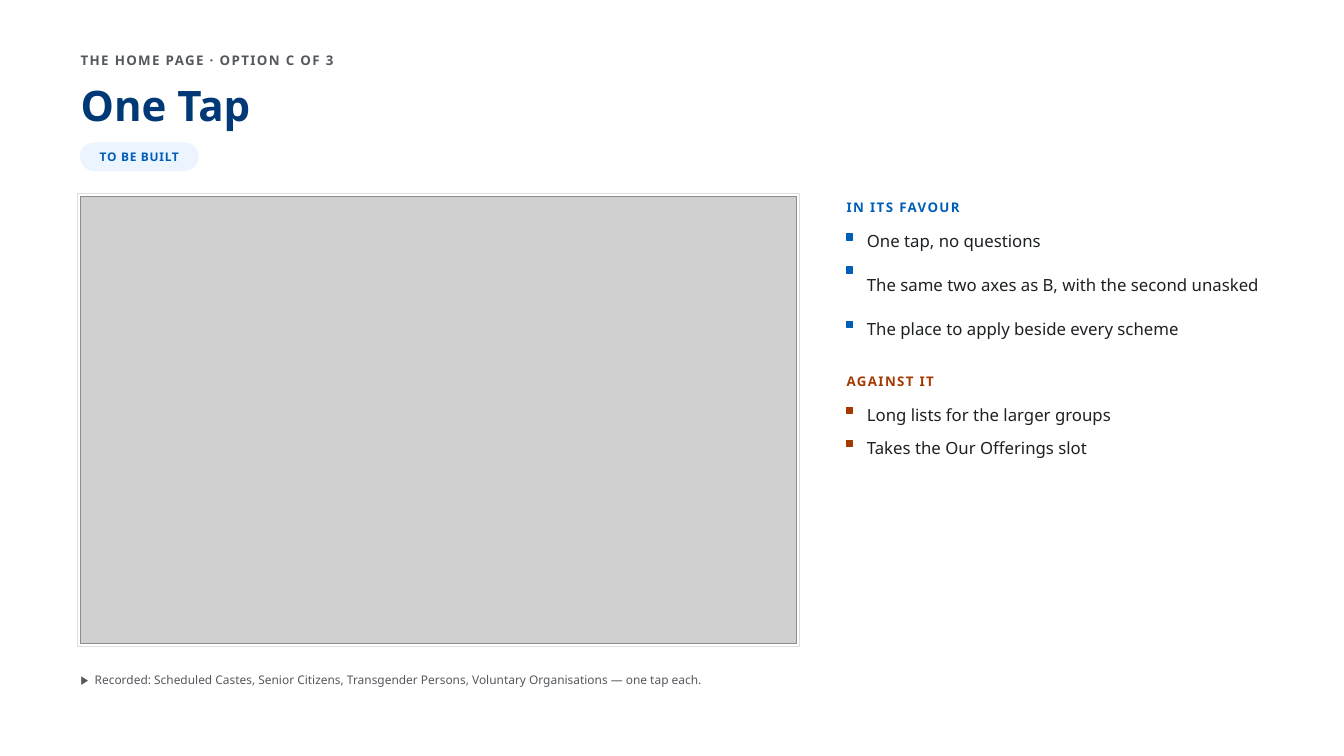
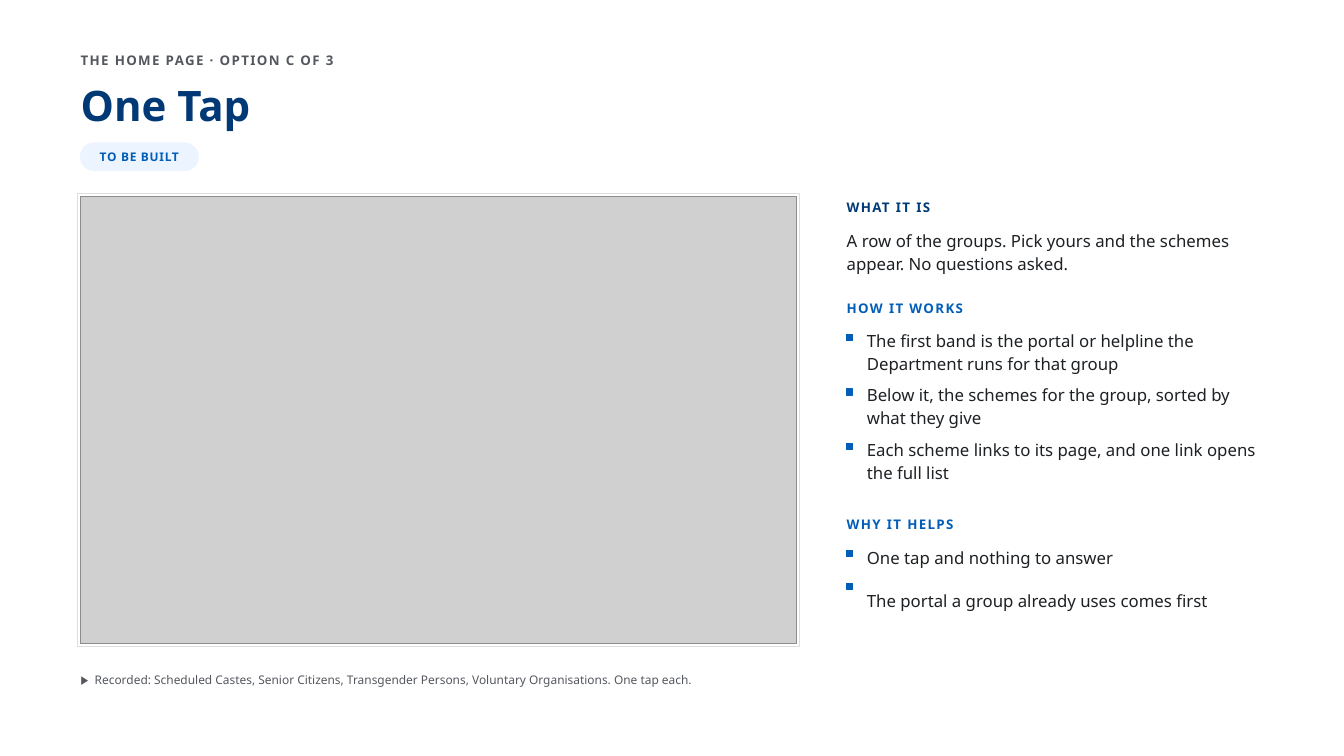
Before and after one commit to AkashShivanand/mosje, a slide deck: slide 6 of docs/plans/MoSJE-Service-Discovery-Options.pptx. Drawn at 1344x756 pixels with LibreOffice and Linux fonts; fonts in the diff are those of the drawing; grey boxes stand for pictures. Boxes give left, top, right and bottom in pixels: in the first picture for what was removed or moved away, otherwise in the second. Text is boxed around its words. In the diff, an @@ line names an element or a change of style, - is before the commit and + after.

Commit message:
feat(service-discovery): the deck in plain words, the earlier Schemes layouts, and a data-sources report
The option pages lose their verdicts, as the review asked: each says what
the option is, how it works and why it helps, in words a school-leaver can
read. The Two Questions answer shows both choices, three schemes with a
View details link each and no apply button, and one link to the Schemes
page filtered to the same answers. One Tap opens with a band for the one
portal or helpline the Department runs for the chosen group, where it has
one, with a link only where the site answered when checked. The scheme
type comes off every card and row: every scheme here is centrally backed.

The two Schemes-page options return to the layouts from before the review
with the review's asks applied — two filters, no counts, greyed filters,
paged results — reading every field from the master, with the row of
faces on one grid and a fixed label height so it aligns.

docs/research/service-discovery-data-sources.md is generated from the
master: every group, kind of support, portal, link and scheme with its
source, the link checks of 9 September, and what is still unverified.
Both before/after pages now carry their pictures inside the file. The
renderer draws a video's poster frame so the PDF shows every screen.

```diff
--- a/docs/plans/MoSJE-Service-Discovery-Options.pptx
+++ b/docs/plans/MoSJE-Service-Discovery-Options.pptx
@@ text at (x1=847, y1=197, x2=1263, y2=219): text changed; text colour #005EB9 to #003975 @@
-IN ITS FAVOUR
+WHAT IT IS
@@ text added at (x1=847, y1=234, x2=1229, y2=274), 12 pt, text #1E2124 @@
+A row of the groups. Pick yours and the schemes appear. No questions asked.
@@ text at (x1=847, y1=303, x2=883, y2=313): text changed; size 12 to 9.5 pt; text colour #1E2124 to #005EB9; bold on @@
-One tap, no questions
+HOW IT WORKS
@@ rectangle moved from (x1=847, y1=267, x2=853, y2=273) to (x1=847, y1=335, x2=853, y2=341) @@
@@ text at (x1=867, y1=334, x2=1194, y2=374): text changed @@
-The same two axes as B, with the second unasked
+The first band is the portal or helpline the Department runs for that group
@@ rectangle moved from (x1=847, y1=322, x2=853, y2=328) to (x1=847, y1=389, x2=853, y2=395) @@
@@ text removed at (x1=847, y1=370, x2=1263, y2=392) @@
-AGAINST IT
@@ text at (x1=867, y1=388, x2=1230, y2=428): text changed @@
-The place to apply beside every scheme
+Below it, the schemes for the group, sorted by what they give
@@ rectangle at (x1=847, y1=444, x2=853, y2=450): fill #A43A00 to #005EB9; outline #A43A00 1 pt to #005EB9 1 pt @@
@@ rectangle moved from (x1=847, y1=407, x2=853, y2=413) to (x1=847, y1=444, x2=853, y2=450) @@
@@ text added at (x1=867, y1=443, x2=1255, y2=479), 12 pt, text #1E2124 @@
+Each scheme links to its page, and one link opens the full list
@@ text at (x1=847, y1=519, x2=953, y2=529): text changed; size 12 to 9.5 pt; text colour #1E2124 to #005EB9; bold on @@
-Long lists for the larger groups
+WHY IT HELPS
@@ rectangle moved from (x1=847, y1=441, x2=853, y2=447) to (x1=847, y1=551, x2=853, y2=557) @@
@@ rectangle at (x1=847, y1=551, x2=853, y2=557): fill #A43A00 to #005EB9; outline #A43A00 1 pt to #005EB9 1 pt @@
@@ text at (x1=867, y1=551, x2=1113, y2=568): text changed @@
-Takes the Our Offerings slot
+One tap and nothing to answer
@@ rectangle moved from (x1=847, y1=234, x2=853, y2=240) to (x1=847, y1=584, x2=853, y2=590) @@
@@ text added at (x1=867, y1=594, x2=1207, y2=611), 12 pt, text #1E2124 @@
+The portal a group already uses comes first
@@ text at (x1=95, y1=675, x2=692, y2=687): text changed @@
-▶ Recorded: Scheduled Castes, Senior Citizens, Transgender Persons, Voluntary Organisations — one tap each.
+▶ Recorded: Scheduled Castes, Senior Citizens, Transgender Persons, Voluntary Organisations. One tap each.
```
Also in this commit, not shown: 11 other slides changed, 59 other files.
